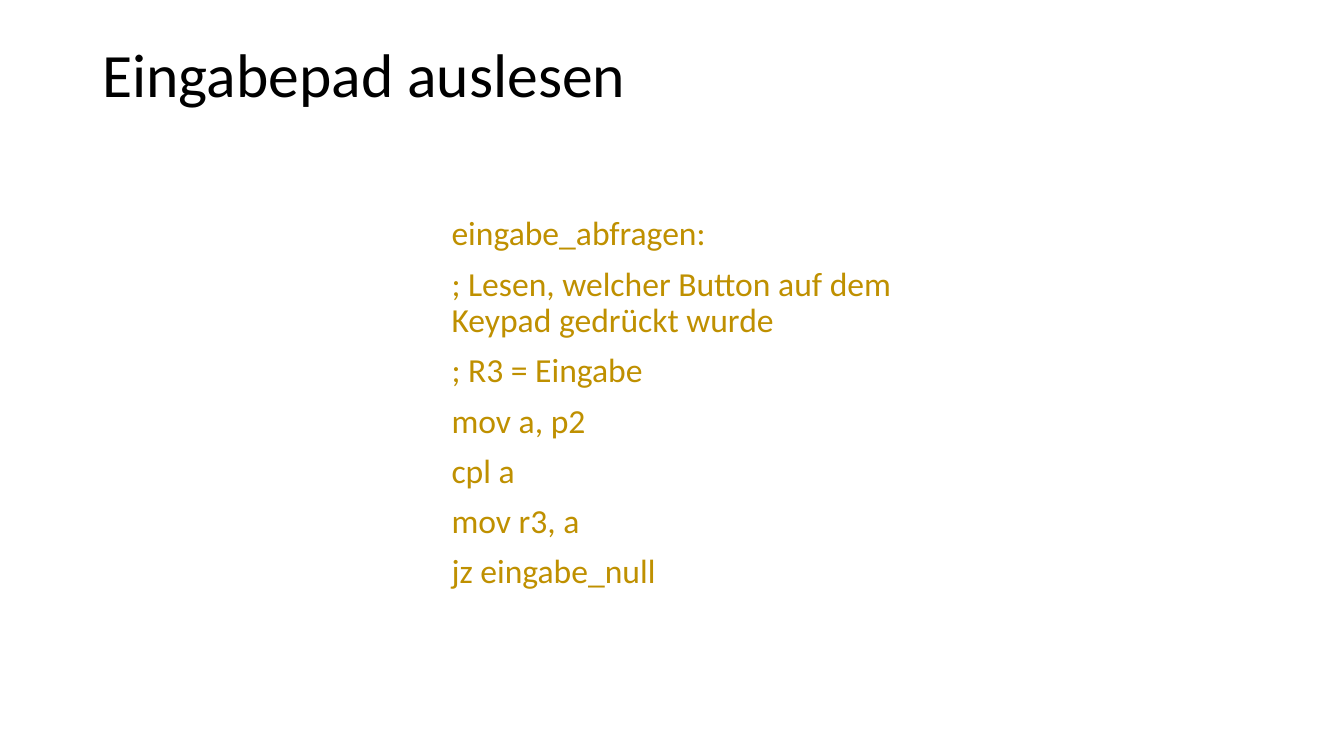
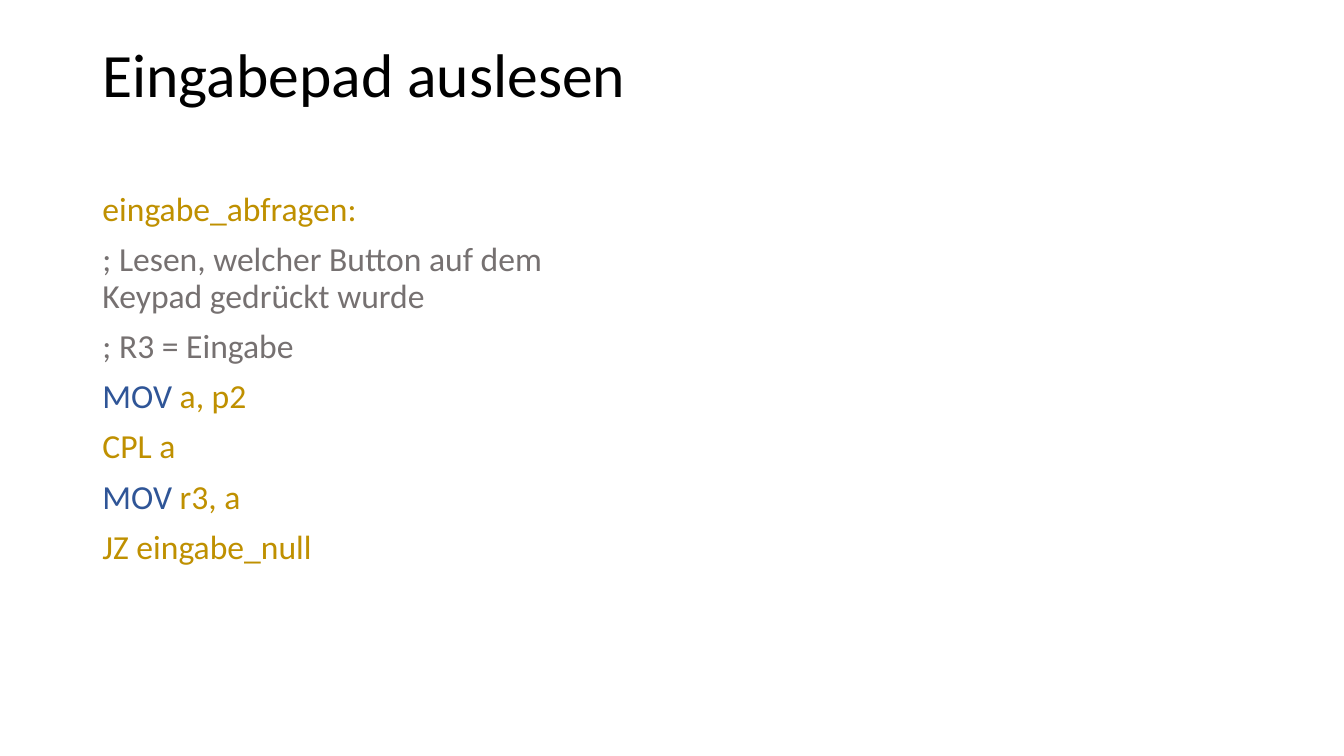
Before and after one commit to riesinger/8051-gewinnt, a slide deck: slide 6 of VierGewinnt.pptx. Drawn at 1344x756 pixels with LibreOffice and Linux fonts; fonts in the diff are those of the drawing. Boxes give left, top, right and bottom in pixels: in the first picture for what was removed or moved away, otherwise in the second. Text is boxed around its words. In the diff, an @@ line names an element or a change of style, - is before the commit and + after.

```diff
--- a/VierGewinnt.pptx
+++ b/VierGewinnt.pptx
@@ text "eingabe_abfragen:": place and size @@
-text "eingabe_abfragen:" at bbox=[452, 221, 891, 589]
+text "eingabe_abfragen:" at bbox=[102, 197, 542, 565]
@@ text at bbox=[102, 247, 542, 364]: text colour #BF9000 to #767171 in "; Lesen, welcher Button auf dem Keypad ...", "; R3 = Eingabe" @@
@@ text at bbox=[102, 386, 311, 565]: text changed @@
-mov a, p2
-cpl a
-mov r3, a
-jz eingabe_null
+MOV a, p2
+CPL a
+MOV r3, a
+JZ eingabe_null
```
Also in this commit, not shown: 6 other slides changed, 1 slide added, 1 slide removed.
